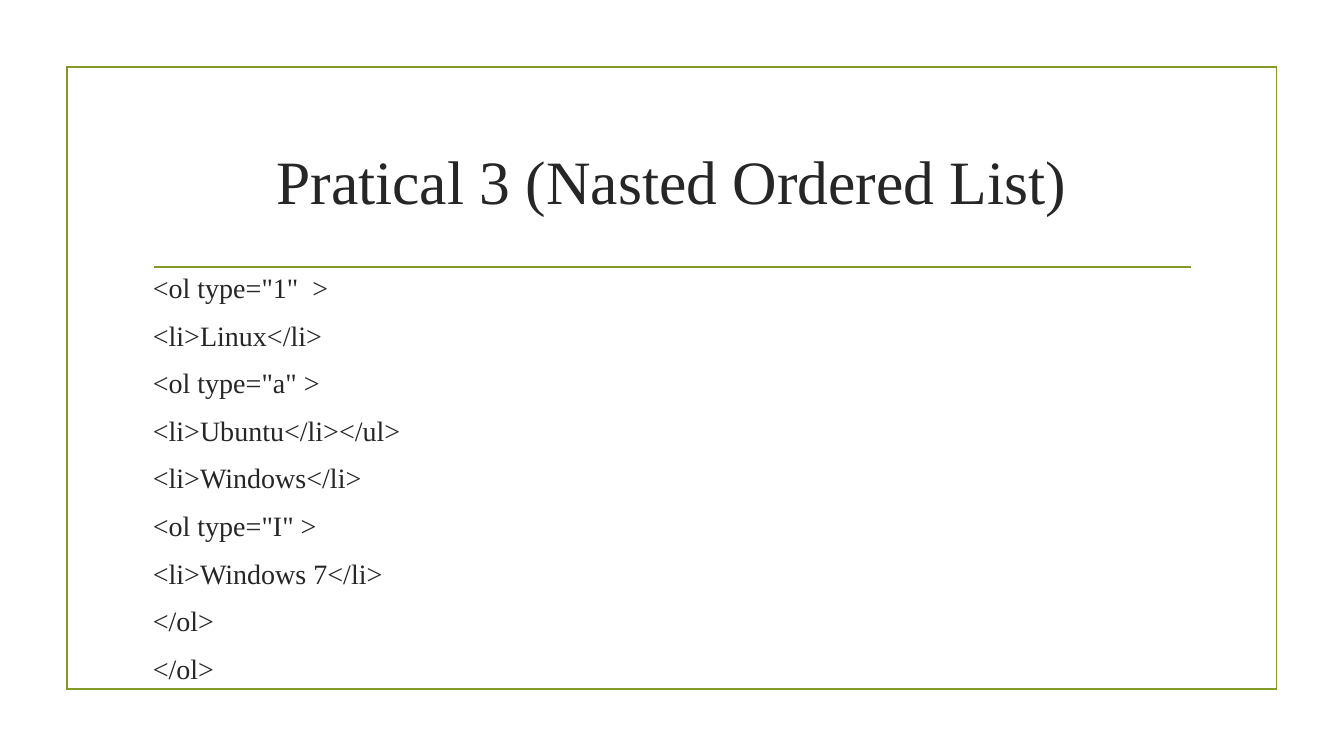
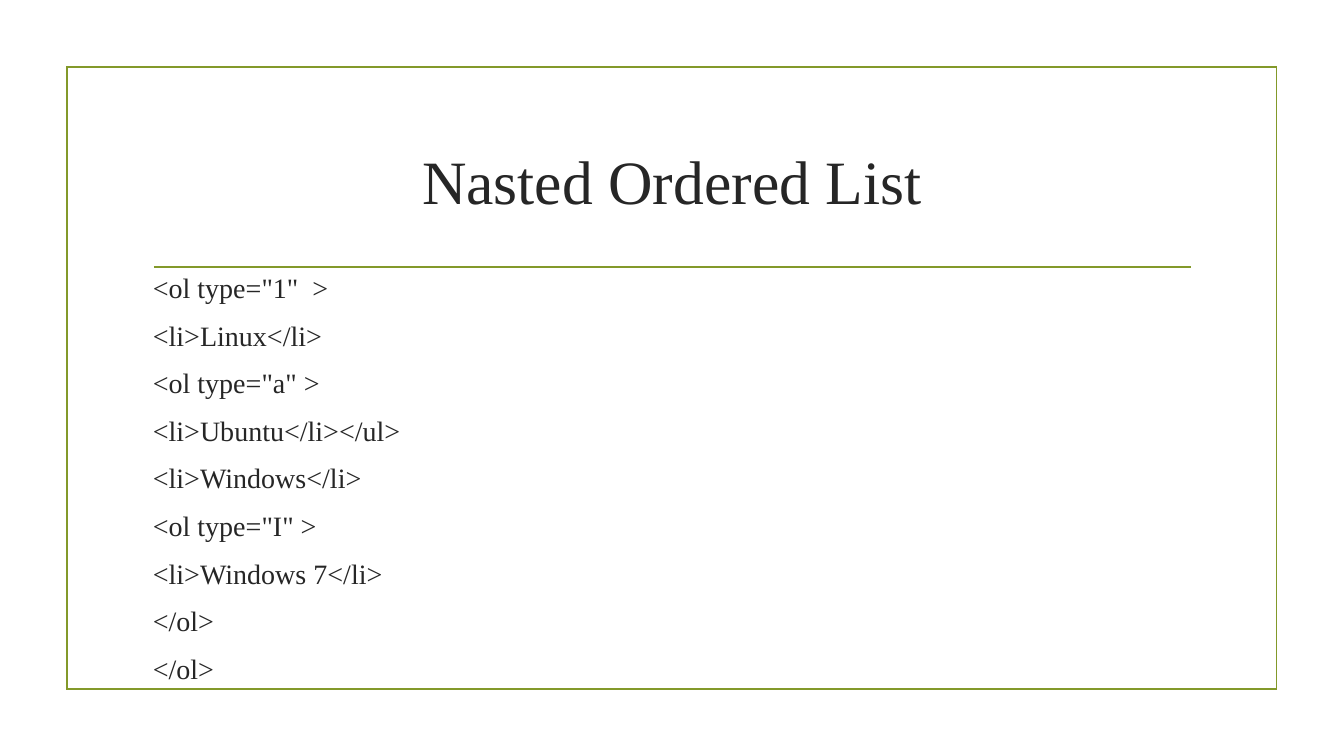
Before and after one commit to sagarshrestha81/FED, a slide deck: slide 27 of HTML.pptx (slide 25 before the commit). Drawn at 1344x756 pixels with LibreOffice and Linux fonts; fonts in the diff are those of the drawing; background and template pictures are left out. Boxes give left, top, right and bottom in pixels: in the first picture for what was removed or moved away, otherwise in the second. Text is boxed around its words. In the diff, an @@ line names an element or a change of style, - is before the commit and + after.

```diff
--- a/HTML.pptx
+++ b/HTML.pptx
@@ title at <box>422,161,922,205</box>: text changed @@
-Pratical 3 (Nasted Ordered List)
+Nasted Ordered List
```
Also in this commit, not shown: 19 other slides changed, 4 slides added, 5 slides removed, 4 other files.
